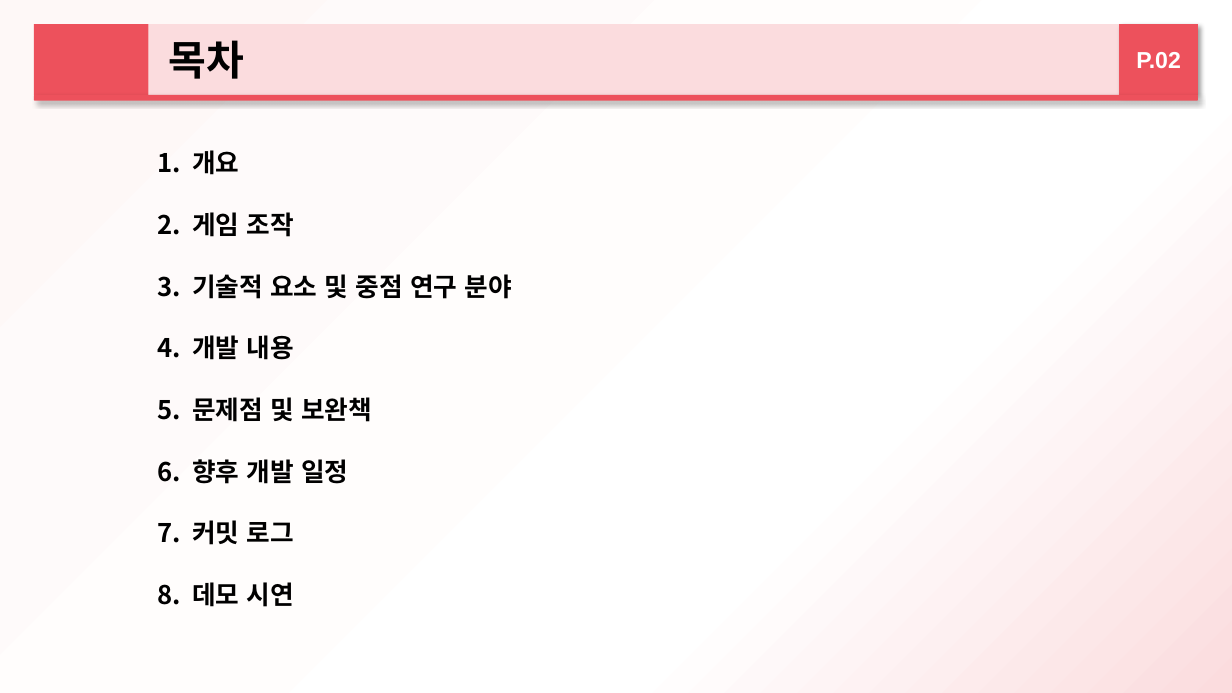
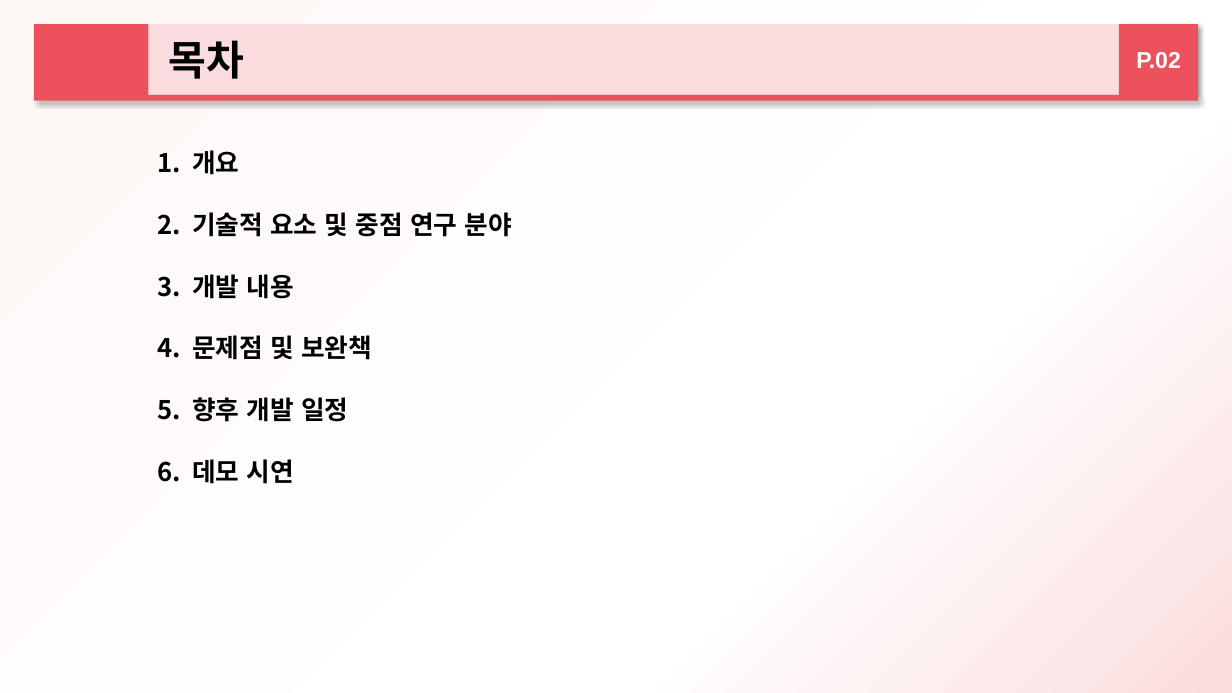
Before and after one commit to 2015184012Bang/KPU_TeamProject, a slide deck: slide 2 of ProjectPlan/중간발표/하트비트_방종혁_장규현_김명규.pptx. Drawn at 1232x693 pixels with LibreOffice and Linux fonts; fonts in the diff are those of the drawing. Boxes give left, top, right and bottom in pixels: in the first picture for what was removed or moved away, otherwise in the second. Text is boxed around its words. In the diff, an @@ line names an element or a change of style, - is before the commit and + after.

```diff
--- a/ProjectPlan/중간발표/하트비트_방종혁_장규현_김명규.pptx
+++ b/ProjectPlan/중간발표/하트비트_방종혁_장규현_김명규.pptx
@@ text at (192, 212, 294, 237): paragraph removed @@
-2. 게임 조작
@@ text at (192, 520, 294, 545): paragraph removed @@
-7. 커밋 로그
```
Also in this commit, not shown: 7 other slides changed, 3 slides added, 3 slides removed.
